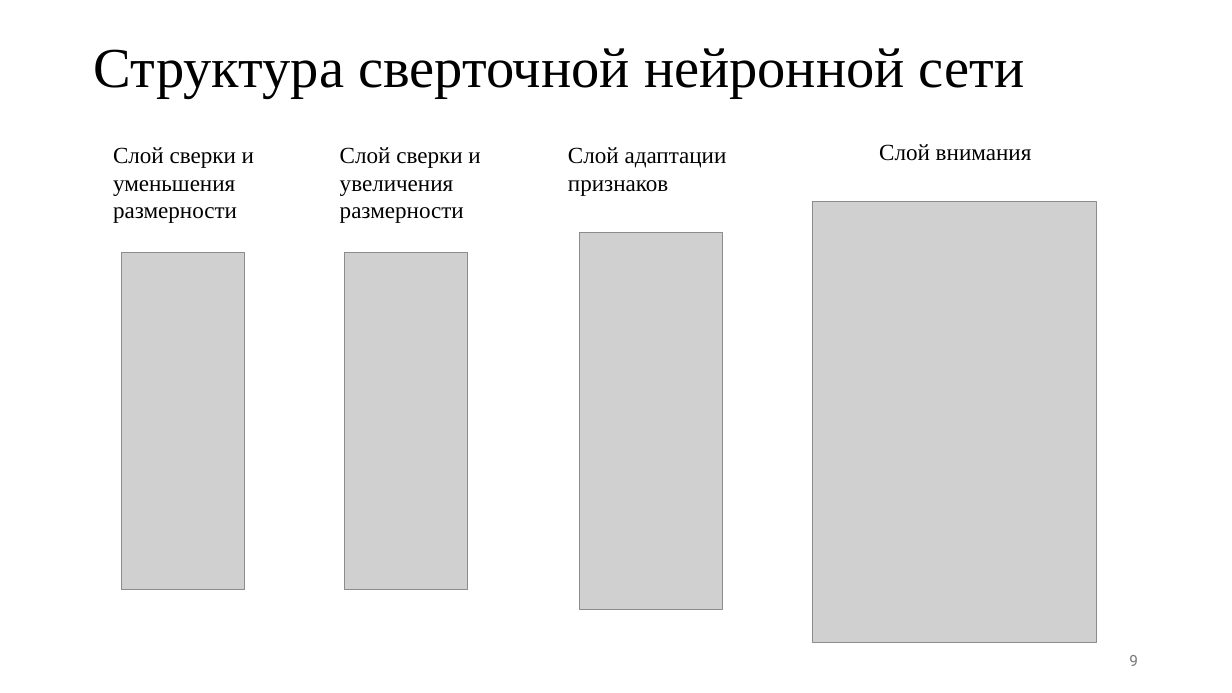
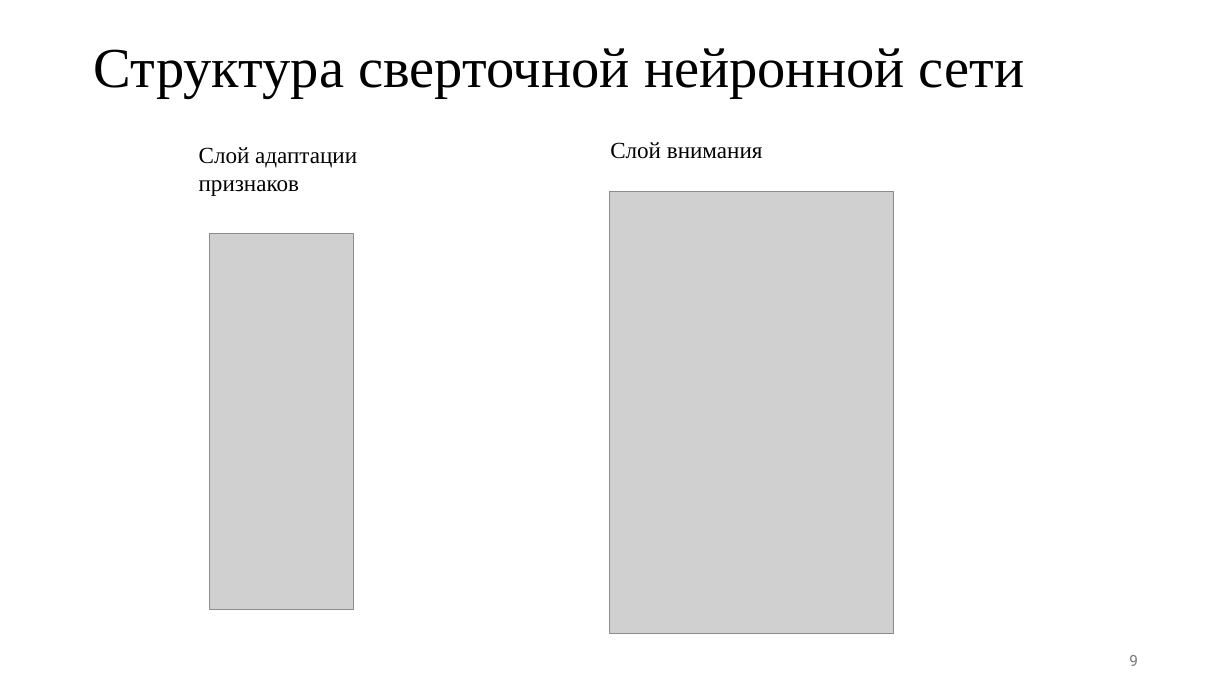
Before and after one commit to jokerva1010123/BMSTU-Diplom-Magis, a slide deck: slide 9 of presentation.pptx. Drawn at 1232x693 pixels with LibreOffice and Linux fonts; fonts in the diff are those of the drawing; grey boxes stand for pictures. Boxes give left, top, right and bottom in pixels: in the first picture for what was removed or moved away, otherwise in the second. Text is boxed around its words. In the diff, an @@ line names an element or a change of style, - is before the commit and + after.

```diff
--- a/presentation.pptx
+++ b/presentation.pptx
@@ text removed at bbox=[113, 147, 254, 223] @@
-Слой сверки и
-уменьшения
-размерности
@@ text "Слой адаптации": place and size @@
-text "Слой адаптации" at bbox=[568, 147, 727, 196]
+text "Слой адаптации" at bbox=[199, 147, 357, 196]
@@ text removed at bbox=[340, 147, 480, 223] @@
-Слой сверки и
-увеличения
-размерности
@@ text "Слой внимания": place and size @@
-text "Слой внимания" at bbox=[879, 144, 1032, 161]
+text "Слой внимания" at bbox=[610, 142, 763, 159]
@@ picture: place and size @@
-picture at bbox=[812, 201, 1096, 642]
+picture at bbox=[610, 192, 894, 633]
@@ picture: place and size @@
-picture at bbox=[579, 233, 723, 609]
+picture at bbox=[210, 233, 353, 609]
@@ picture removed at bbox=[121, 252, 244, 590] @@
@@ picture removed at bbox=[344, 252, 467, 590] @@
```
Also in this commit, not shown: 3 other slides changed, 31 other files.
